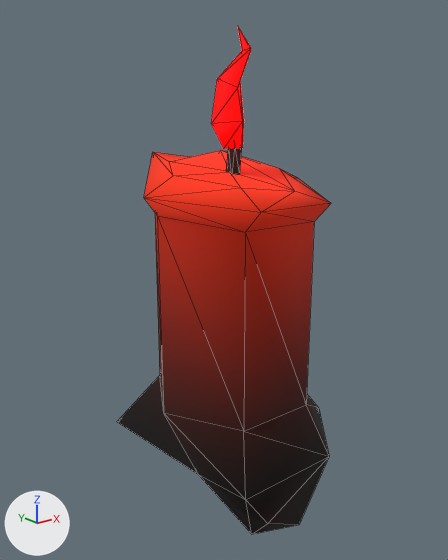
The glTF model Kirzoz/CandleShapeD.019.glb, before and after one commit.
Before and after are seen from a camera (50 mm lens) standing at (-0.25, -0.3, 0.235) and looking at (-0.008, 0.002, 0.115). Arrows for +X, +Y and +Z are at lower left; the lights stay in place. Mesh edges are drawn as thin lines.

In view in the first picture: 'CandleShapeD.019'.
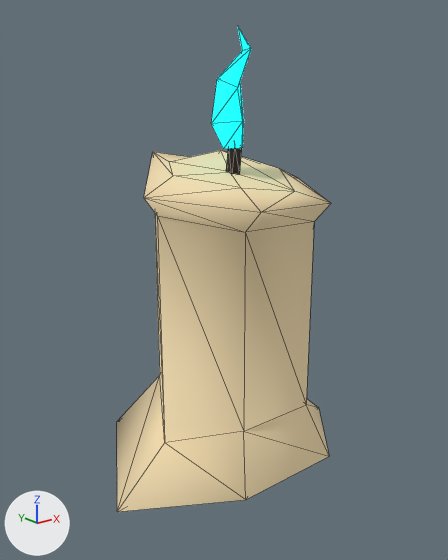
What differs and where, as boxes [x1, y1, x2, y2] in the pictures (448 x 560 px):
'CandleShapeD.019', reshaped: before [117, 27, 331, 534]; after [117, 27, 331, 512]
part 1 of me_candle_a_005_021, cut back: before [117, 213, 329, 534]; after [117, 213, 318, 512]
part 2 of me_candle_a_005_021, surface changed (red to beige): [144, 27, 331, 500] in both

What the commit changed:
me_candle_a_005_021 is used by ob_candleshaped_019; location (0.0, 0.0, 0.0).
me_candle_a_005_021 had 60 vertices, 106 faces and spanned x -0.067..0.075, y -0.061..0.069, z -0.059..0.268.
me_candle_a_005_021 now has 56 vertices, 98 faces and spans x -0.107..0.075, y -0.061..0.069, z -0.002..0.268.
Part 1, on me_candle_a_005_021:
5 vertices are removed from x -0.049..0.02, y -0.05..-0.023, z -0.059..-0.002.
14 faces are deleted.
2 vertices move from x -0.059..0.049, y -0.001, z 0.035..0.036 to x -0.059..0.049, y -0.001, z 0.015..0.024.
1 vertex is added at (-0.107, -0.023, -0.002).
6 new faces join them, mat_halloweenswatchmat.
me_candle_a_005_021 part 2: 74 kept faces spanning x -0.067..0.075, y -0.061..0.069, z -0.002..0.268 get new texture (UV) coordinates.
